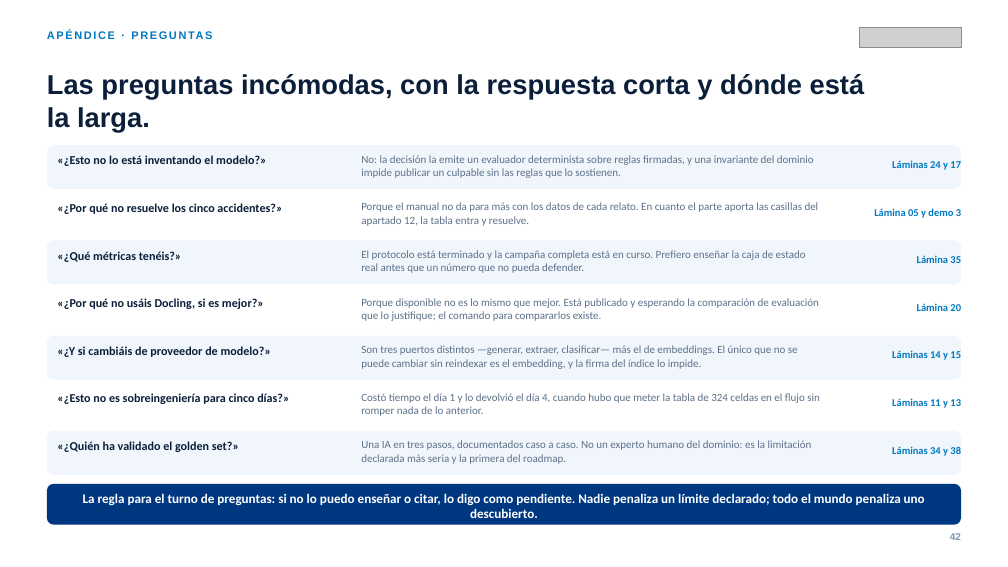
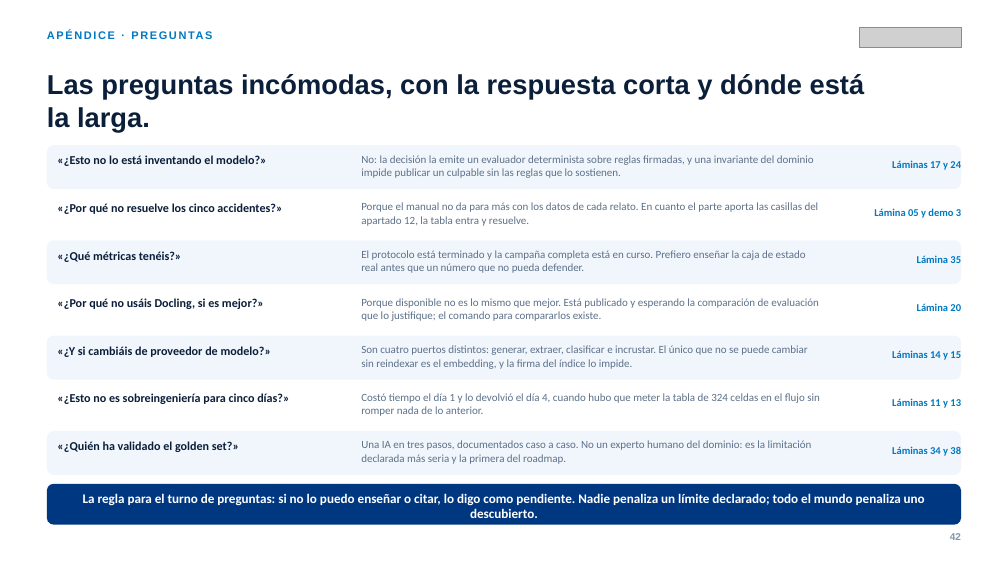
Before and after one commit to olixva/cicos-intelligence, a slide deck: slide 42 of docs/entrega/presentacion.pptx. Drawn at 1008x567 pixels with LibreOffice and Linux fonts; fonts in the diff are those of the drawing; grey boxes stand for pictures. Boxes give left, top, right and bottom in pixels: in the first picture for what was removed or moved away, otherwise in the second. Text is boxed around its words. In the diff, an @@ line names an element or a change of style, - is before the commit and + after.

Commit message:
fix(entrega): cuatro puertos de modelo, no tres, y repaso de copy
Al releer el deck entero se cayó otra afirmación inexacta: la extracción de
hechos tiene su propio puerto (`claim_fact_extractor`), así que los usos del
modelo van detrás de CUATRO puertos —generar, extraer, incrustar y
clasificar—, no de tres. Corregido en la lámina de intercambiabilidad, en el
apéndice de stack, en la de preguntas incómodas y en las notas.

Además:
- La lámina de observabilidad ya no da por hecho que el dataset del golden
  esté alojado en Langfuse; describe la capacidad, no un estado que la API
  del proyecto en uso desmiente.
- El cambio de carril cita la pág. 75 y aclara que la 111 es el orden de
  prioridad del ASCIDE, para que no se confunda con el total de páginas.
- «Nada de esa conclusión la ha redactado el modelo» → «El modelo no ha
  redactado nada de esa conclusión».

```diff
--- a/docs/entrega/presentacion.pptx
+++ b/docs/entrega/presentacion.pptx
@@ text at (x1=892, y1=160, x2=961, y2=170): text changed @@
-Láminas 24 y 17
+Láminas 17 y 24
@@ text at (x1=361, y1=345, x2=808, y2=369): text changed @@
-Son tres puertos distintos —generar, extraer, clasificar— más el de embeddings. El único que no se puede cambiar sin reindexar es el embedding, y la firma del índice lo impide.
+Son cuatro puertos distintos: generar, extraer, clasificar e incrustar. El único que no se puede cambiar sin reindexar es el embedding, y la firma del índice lo impide.
```
Also in this commit, not shown: 5 other slides changed, 5 other files.
